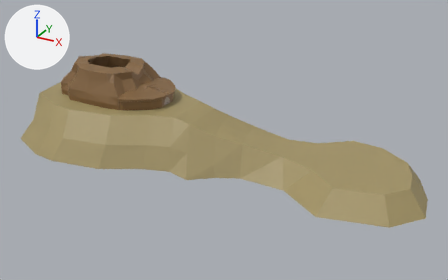
What one commit did to the OBJ model Assets/environment/church.obj.
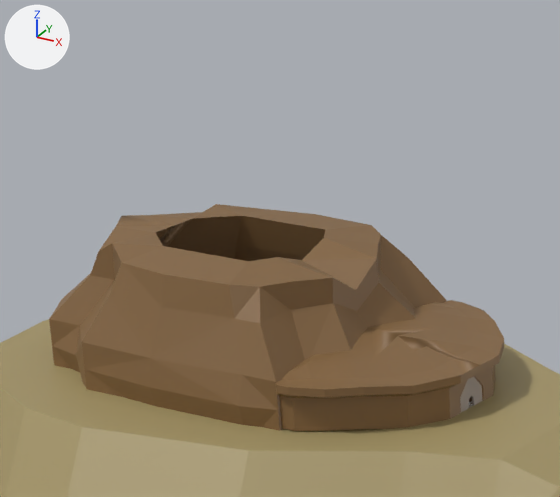
Each version appears first whole from a 50 mm camera at (1081.0, -1342.0, 620.0) aimed at (347.0, -7.0, -47.0), and next in a close-up on the part from 11% to 42% of the width and 1% to 45% of the height. The axes (+X, +Y, +Z) are drawn at upper left. The lights are the same throughout. Where no turn or scale is listed for an object, it has been applied to the vertices. Vertices at the same position are counted once.
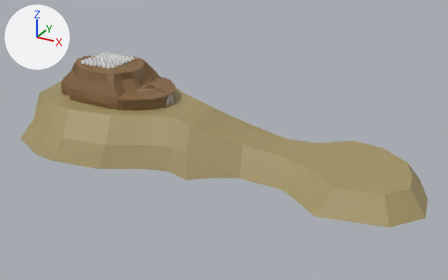
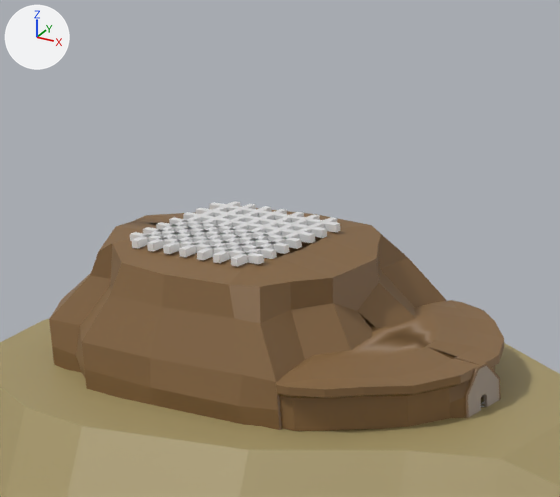
What changed in the scene script:
```text
Change me_cube_007:
    remove me_cube_007.from_pydata(...)  # 258 vertices, 528 faces; spans x -177.0..96.0, y -109.0..109.0, z 0.0..115.0
    add me_cube_007.from_pydata(...)  # 317 vertices, 323 faces; spans x -177.0..100.0, y -109.0..109.0, z 0.0..115.0
    me_cube_007 part 1: 1 vertex moved from x 34.0, y 0.0, z 0.0 to x 39.0, y 0.0, z 0.0; 23 vertices removed from x 34.0..96.0, y -14.0..14.0, z 0.0..41.0; 82 vertices added at x 28.0..100.0, y -21.0..21.0, z 0.0..50.0
    me_cube_007 part 2: 2 vertices removed from x 23.0..69.0, y 0.0, z 90.0..105.0; 2 vertices added at x 23.0..69.0, y 0.0, z 106.0..113.0
    me_cube_007 part 3: 1 vertex removed from x -141.0, y 0.0, z 115.0; 1 vertex added at x -132.0, y 0.0, z 112.0
Change me_cube_010_cube_011:
    remove me_cube_010_cube_011.from_pydata(...)  # 153 vertices, 311 faces; spans x 62.0..172.0, y -105.0..105.0, z 18.0..64.0
    add me_cube_010_cube_011.from_pydata(...)  # 153 vertices, 165 faces; spans x 62.0..172.0, y -105.0..105.0, z 18.0..64.0
    me_cube_010_cube_011 part 4
    18 vertices are removed from x 127.0..164.0, y -14.0..14.0, z 18.0..53.0
    302 faces are deleted
    18 vertices are added at x 119.0..172.0, y -21.0..21.0, z 18.0..53.0
    156 new faces join them
Change me_plane_004:
    remove me_plane_004.from_pydata(...)  # 28 vertices, 42 faces; spans x 161.9..163.5, y -15.1..15.1, z 19.2..41.0
    add me_plane_004.from_pydata(...)  # 28 vertices, 21 faces; spans x 171.7..174.0, y -21.6..21.6, z 19.2..50.1
    me_plane_004 part 5: the whole mesh is rebuilt
Add ob_cube_024:
    ob_cube_024 = bpy.data.objects.new('Cube.024', me_cube_024)  # a box spanning x -92.9..22.3, y 26.4..31.9, z 114.3..119.8; in mat_none (white #e7e7e7)
    ob_cube_024.location = (0.0, 0.0, 0.0)
Add ob_cube_023:
    ob_cube_023 = bpy.data.objects.new('Cube.023', me_cube_023)  # a box spanning x -92.9..22.3, y 12.1..17.6, z 114.3..119.8; in mat_none (white #e7e7e7)
    ob_cube_023.location = (0.0, 0.0, 0.0)
Add ob_cube_022:
    ob_cube_022 = bpy.data.objects.new('Cube.022', me_cube_022)  # a box spanning x -92.9..22.3, y -17.8..-12.3, z 114.3..119.8; in mat_none (white #e7e7e7)
    ob_cube_022.location = (0.0, 0.0, 0.0)
Add ob_cube_021:
    ob_cube_021 = bpy.data.objects.new('Cube.021', me_cube_021)  # a box spanning x -92.9..22.3, y -3.5..2.0, z 114.3..119.8; in mat_none (white #e7e7e7)
    ob_cube_021.location = (0.0, 0.0, 0.0)
Add ob_cube_020:
    ob_cube_020 = bpy.data.objects.new('Cube.020', me_cube_020)  # a box spanning x -92.9..22.3, y -32.2..-26.7, z 114.3..119.8; in mat_none (white #e7e7e7)
    ob_cube_020.location = (0.0, 0.0, 0.0)
Add ob_cube_019:
    ob_cube_019 = bpy.data.objects.new('Cube.019', me_cube_019)  # a box spanning x -92.9..22.3, y -46.5..-41.0, z 114.3..119.8; in mat_none (white #e7e7e7)
    ob_cube_019.location = (0.0, 0.0, 0.0)
Add ob_cube_018:
    ob_cube_018 = bpy.data.objects.new('Cube.018', me_cube_018)  # a box spanning x -92.9..22.3, y 42.2..47.7, z 114.3..119.8; in mat_none (white #e7e7e7)
    ob_cube_018.location = (0.0, 0.0, 0.0)
Add ob_cube_017:
    ob_cube_017 = bpy.data.objects.new('Cube.017', me_cube_017)  # a box spanning x 6.9..12.4, y -57.6..57.6, z 114.3..119.8; in mat_none (white #e7e7e7)
    ob_cube_017.location = (0.0, 0.0, 0.0)
Add ob_cube_016:
    ob_cube_016 = bpy.data.objects.new('Cube.016', me_cube_016)  # a box spanning x -81.8..-76.3, y -57.6..57.6, z 114.3..119.8; in mat_none (white #e7e7e7)
    ob_cube_016.location = (0.0, 0.0, 0.0)
Add ob_cube_015:
    ob_cube_015 = bpy.data.objects.new('Cube.015', me_cube_015)  # a box spanning x -67.5..-62.0, y -57.6..57.6, z 114.3..119.8; in mat_none (white #e7e7e7)
    ob_cube_015.location = (0.0, 0.0, 0.0)
Add ob_cube_014:
    ob_cube_014 = bpy.data.objects.new('Cube.014', me_cube_014)  # a box spanning x -38.8..-33.3, y -57.6..57.6, z 114.3..119.8; in mat_none (white #e7e7e7)
    ob_cube_014.location = (0.0, 0.0, 0.0)
Add ob_cube_013:
    ob_cube_013 = bpy.data.objects.new('Cube.013', me_cube_013)  # a box spanning x -53.1..-47.6, y -57.6..57.6, z 114.3..119.8; in mat_none (white #e7e7e7)
    ob_cube_013.location = (0.0, 0.0, 0.0)
Add ob_cube_012:
    ob_cube_012 = bpy.data.objects.new('Cube.012', me_cube_012)  # a box spanning x -23.2..-17.7, y -57.6..57.6, z 114.3..119.8; in mat_none (white #e7e7e7)
    ob_cube_012.location = (0.0, 0.0, 0.0)
Add ob_cube_011_cube_009:
    ob_cube_011_cube_009 = bpy.data.objects.new('Cube.011_Cube.009', me_cube_011_cube_009)  # a box spanning x -8.9..-3.4, y -57.6..57.6, z 114.3..119.8; in mat_none (white #e7e7e7)
    ob_cube_011_cube_009.location = (0.0, 0.0, 0.0)
```

Boxes [x1, y1, x2, y2] around the edits, measured in the close-ups (560 x 497 px; the box of a moved part takes in the faces that stretch with it):
'Cube.007', reshaped: before [49, 204, 446, 431]; after [49, 208, 446, 430]
'Plane.004', reshaped (39% wider, 44% taller): before [460, 377, 482, 412]; after [468, 366, 499, 417]
'Cube.019', added: after [130, 232, 264, 264]
'Cube.020', added: after [143, 227, 277, 259]
'Cube.022', added: after [156, 222, 289, 254]
'Cube.023', added: after [183, 212, 315, 243]
'Cube.021', added: after [169, 217, 302, 249]
'Cube.018', added: after [209, 202, 340, 233]
'Cube.024', added: after [196, 208, 327, 238]
'Cube.011_Cube.009', added: after [213, 214, 320, 263]
'Cube.017', added: after [231, 217, 337, 267]
'Cube.014', added: after [179, 209, 287, 257]
'Cube.012', added: after [197, 212, 304, 260]
'Cube.013', added: after [163, 206, 271, 254]
'Cube.015', added: after [147, 204, 256, 251]
'Cube.016', added: after [131, 201, 241, 249]
part 1 of me_cube_007, built on: before [356, 311, 398, 342]; after [333, 283, 416, 350]
part 2 of me_cube_007, moved or reshaped: [279, 238, 379, 311] in both
part 3 of me_cube_007, moved or reshaped: before [116, 215, 174, 227]; after [116, 215, 183, 231]
part 4 of me_cube_010_cube_011, cut back: [282, 301, 505, 431] in both
